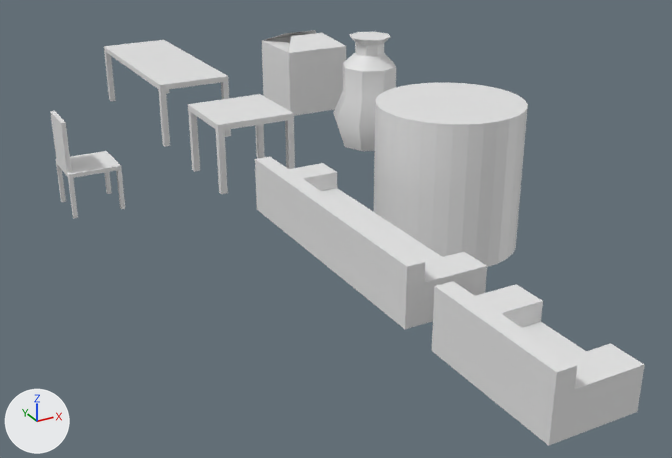
A saved change to the Blender file items.blend.
Camera for both pictures: a 50 mm camera at (-7.11, -11.87, 4.41) aimed at (-1.56, -1.79, -0.63). Arrows for +X, +Y and +Z are at lower left; the lights stay in place.

The first picture shows 'Circle', 'Couch', 'Couch_chair', 'Cube', 'Cylinder', 'chair', 'table_end', 'table_logn'.
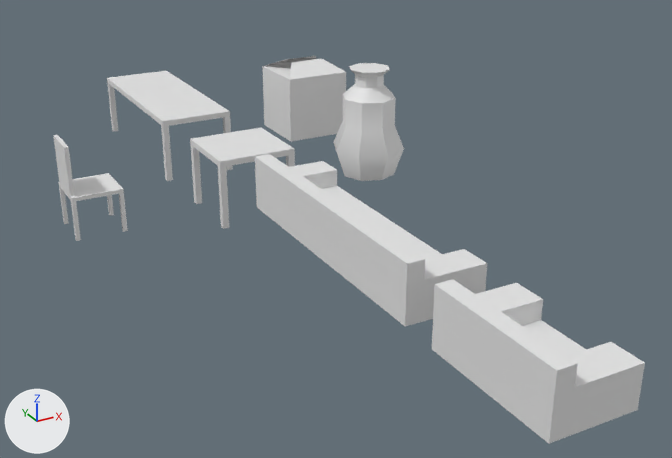
Changed parts and their boxes (x1, y1, x2, y2) in the pictures (672 x 458 px):
'Cylinder', deleted
    before: (373, 82, 528, 267)
'Couch_chair', moved
    before: (432, 281, 645, 445)
    after: (432, 279, 645, 444)
'Couch', moved
    before: (255, 156, 487, 329)
    after: (255, 154, 487, 326)
'Cube', moved
    before: (262, 30, 346, 116)
    after: (262, 56, 346, 142)
'table_logn', moved
    before: (104, 40, 231, 147)
    after: (107, 71, 233, 181)
'Circle', moved
    before: (333, 32, 396, 151)
    after: (333, 63, 404, 181)
'table_end', moved
    before: (188, 94, 295, 194)
    after: (190, 127, 295, 229)
'chair', moved
    before: (50, 111, 125, 218)
    after: (53, 135, 128, 241)

The edits, one by one:
Object 'Cylinder' (ob_cylinder) is deleted.
Object 'Cube' (ob_cube) moves from (0.0, 2.21, 0.44) to (0.0, 2.21, 0.0).
Object 'Circle' (ob_circle) moves from (0.0, 0.0, 0.48) to (0.0, 0.0, 0.0).
Object 'chair' (ob_chair) moves from (-4.47, -0.02, 0.33) to (-4.47, -0.02, 0.0).
Object 'table_logn' (ob_table_logn) moves from (-2.14, 3.3, 0.58) to (-2.14, 3.3, 0.0).
Object 'Couch_chair' (ob_couch_chair) moves from (-2.13, -6.37, -0.02) to (-2.13, -6.37, 0.0).
Object 'table_end' (ob_table_end) moves from (-2.14, -0.02, 0.52) to (-2.14, -0.02, 0.0).
Object 'Couch' (ob_couch) moves from (-2.15, -3.25, -0.03) to (-2.15, -3.25, 0.0).
